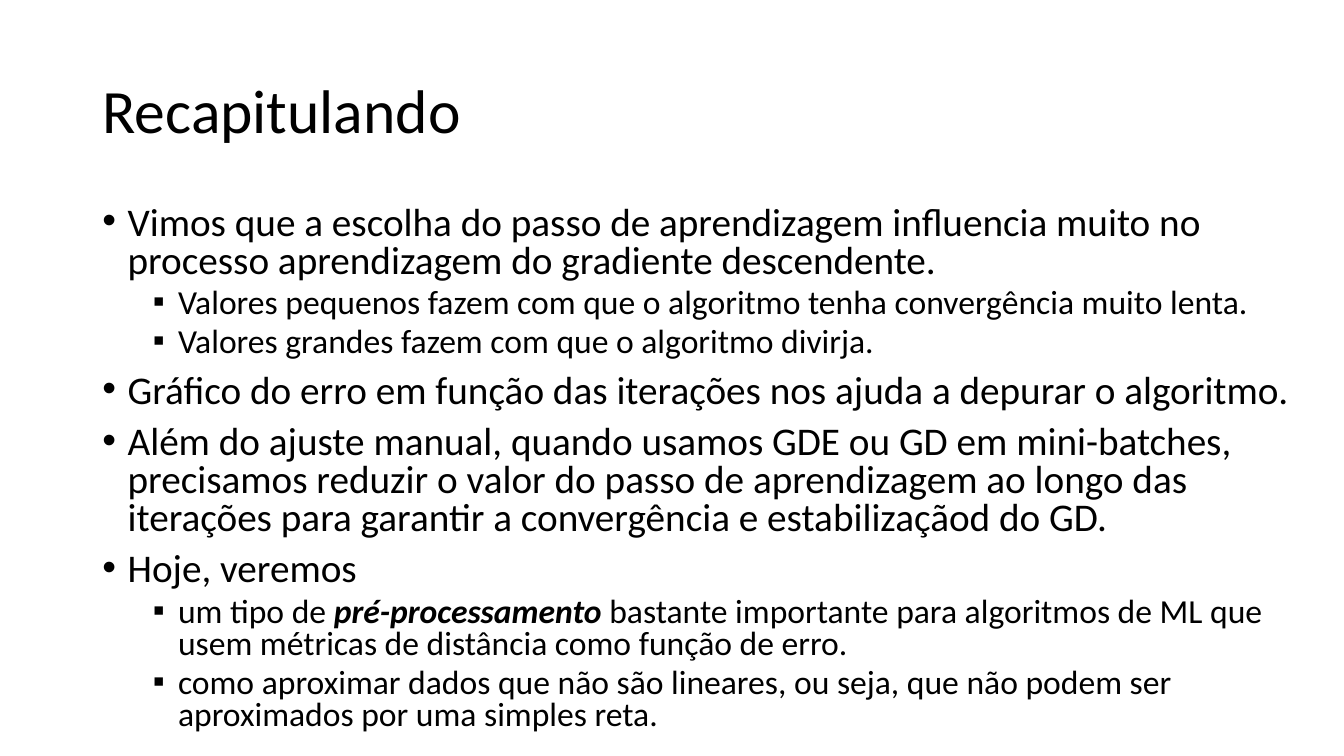
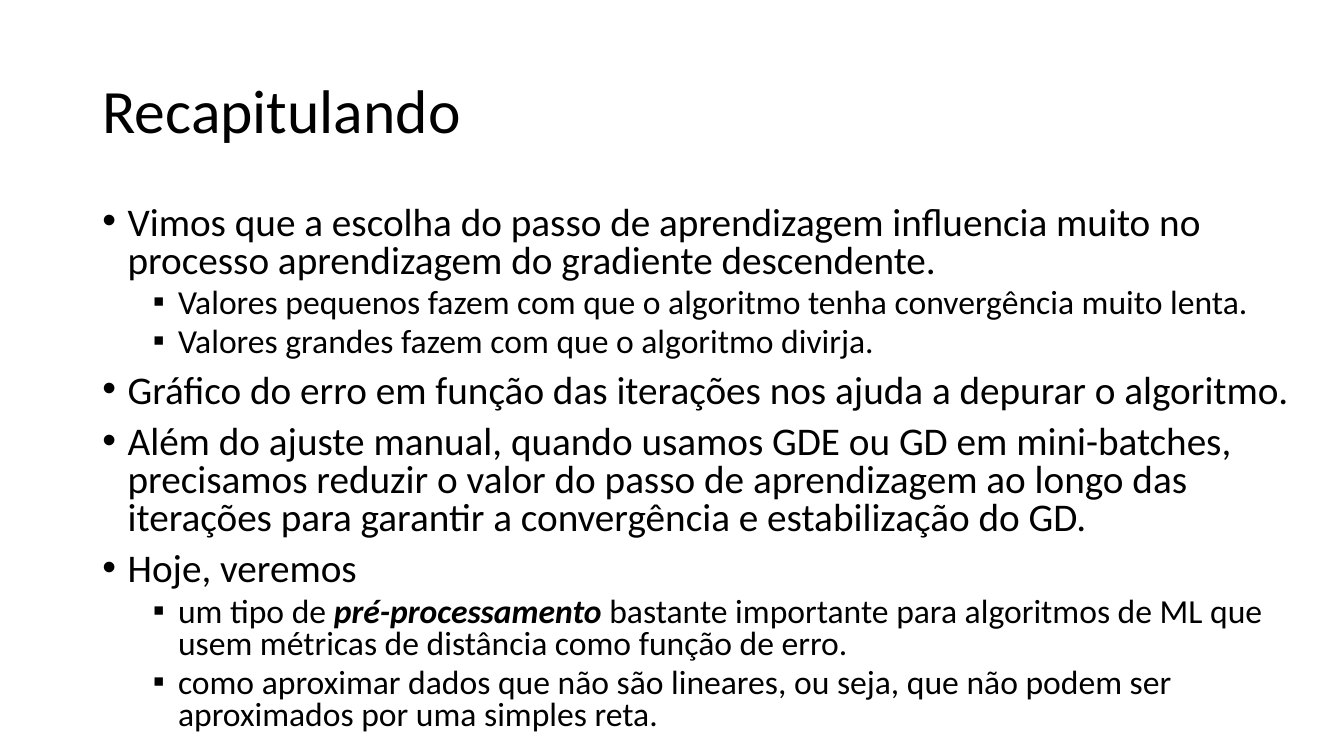
Before and after one commit to zz4fap/t319_aprendizado_de_maquina, a slide deck: slide 2 of slides/T319_Regressão_Linear (Parte IV).pptx. Drawn at 1344x756 pixels with LibreOffice and Linux fonts; fonts in the diff are those of the drawing. Boxes give left, top, right and bottom in pixels: in the first picture for what was removed or moved away, otherwise in the second. Text is boxed around its words. In the diff, an @@ line names an element or a change of style, - is before the commit and + after.

```diff
--- a/slides/T319_Regressão_Linear (Parte IV).pptx
+++ b/slides/T319_Regressão_Linear (Parte IV).pptx
@@ text at (x1=128, y1=427, x2=1231, y2=538): text changed @@
-• Além do ajuste manual, quando usamos GDE ou GD em mini-batches, precisamos reduzir o valor do passo de aprendizagem ao longo das iterações para garantir a convergência e estabilizaçãod do GD.
+• Além do ajuste manual, quando usamos GDE ou GD em mini-batches, precisamos reduzir o valor do passo de aprendizagem ao longo das iterações para garantir a convergência e estabilização do GD.
```
Also in this commit, not shown: 4 other slides changed, 4 slides removed, 1 other file.
